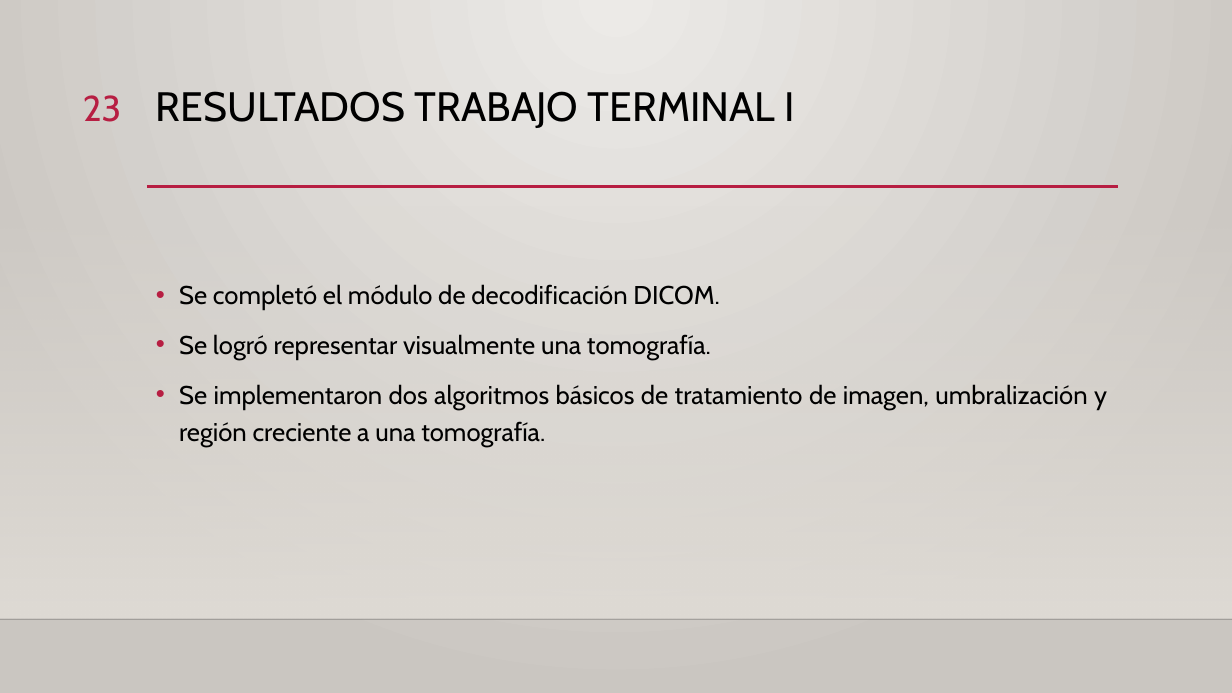
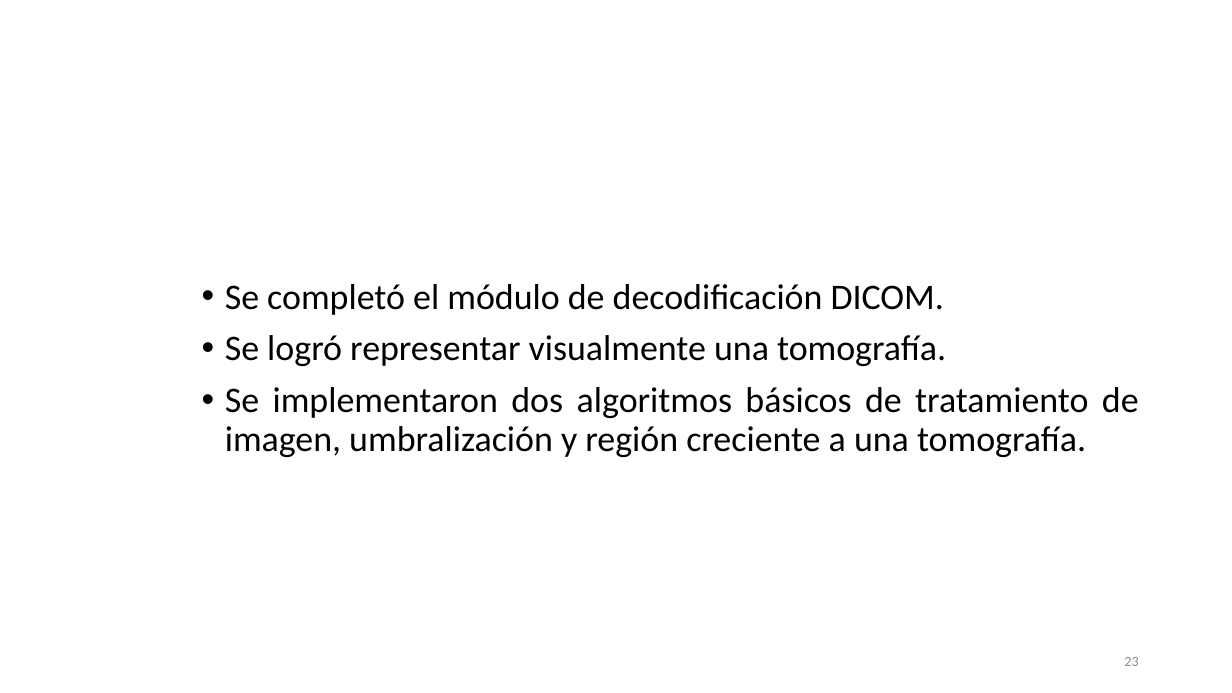
Before and after one commit to garo9521/Trabajo-Terminal, a slide deck: slide 23 of Documento/Final_Presentacion.pptx. Drawn at 1232x693 pixels with LibreOffice and Linux fonts; fonts in the diff are those of the drawing; background and template pictures are left out. Boxes give left, top, right and bottom in pixels: in the first picture for what was removed or moved away, otherwise in the second. Text is boxed around its words. In the diff, an @@ line names an element or a change of style, - is before the commit and + after.

```diff
--- a/Documento/Final_Presentacion.pptx
+++ b/Documento/Final_Presentacion.pptx
@@ background gradient #ECEAE7 to #CAC7C1 to picture (left out) @@
@@ title "Resultados Trabajo Terminal I" at <box>112,0,1175,134</box>: vertical alignment top to middle @@
@@ title at <box>156,91,795,128</box>: text changed; size 32 to 44 pt; font Cabin to Calibri; text colour #000000 to #FFFFFF; bold on @@
-RESULTADOS TRABAJO TERMINAL I
+Resultados Trabajo Terminal I
@@ text "Se completó el módulo de ...": place and size @@
-text "Se completó el módulo de ..." at <box>179,284,1107,446</box>
+text "Se completó el módulo de ..." at <box>225,284,1139,457</box>
@@ text "Se completó el módulo de ..." at <box>225,284,1139,457</box>: size 20 to 28 pt, font Cabin to Calibri; line spacing 1.2 to 0.9 @@
@@ rectangle removed at <box>0,204,1232,619</box> @@
@@ line removed from (147, 187) to (1118, 187) @@
@@ line removed from (0, 619) to (1232, 619) @@
@@ page number: place and size @@
-page number at <box>83,95,121,122</box>
+page number at <box>1124,657,1138,666</box>
@@ page number at <box>1124,657,1138,666</box>: size 28 to 11 pt, font Cabin to Calibri, text colour #B71E42 to #8C8C8C; vertical alignment top to middle @@
```
Also in this commit, not shown: 26 other slides changed, 1 slide added, 1 slide removed.
